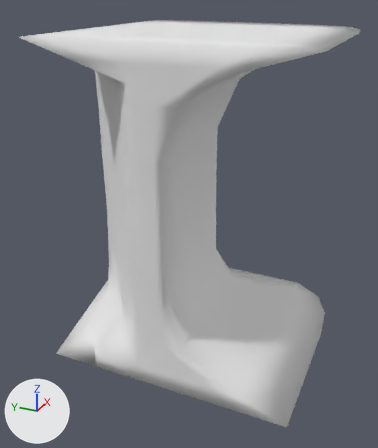
Renders of the OBJ model Art/Not Textured/CornerPillar/CT_CornerPillar.obj from each side of a commit.
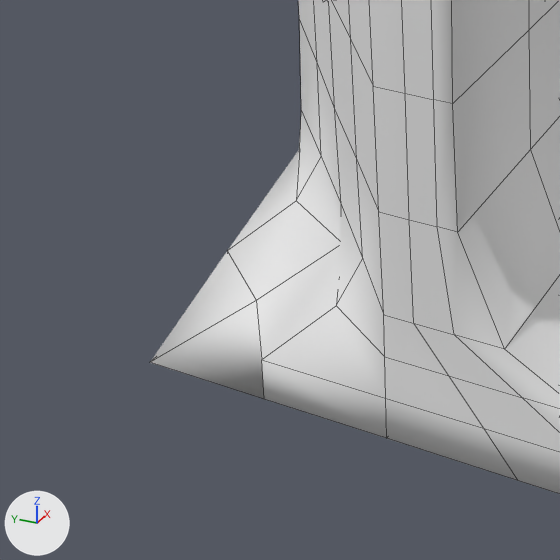
There are two pictures of each version: one whole from a 50 mm lens placed at (-90.9, -89.3, 67.5), pointed at (-4.6, -50.5, 24.4), one close up on the part from 1% to 53% of the width and 51% to 94% of the height. Every picture has the same lights, and +X, +Y and +Z are marked at lower left. The close-ups show mesh edges as thin lines. Where no turn or scale is listed for an object, it has been applied to the vertices.

Before the edit, the objects in view are built like this:
```python
me_box001 = bpy.data.meshes.new('Box001')
me_box001.from_pydata(...)  # 280 vertices, 278 faces; spans x -24.1..23.4, y -77.2..-30.0, z 0.0..60.2
me_box001.materials.append(mat_wire_085028177)  # white #e7e7e7
ob_box001 = bpy.data.objects.new('Box001', me_box001)
ob_box001.location = (0.0, 0.0, 0.0)
```
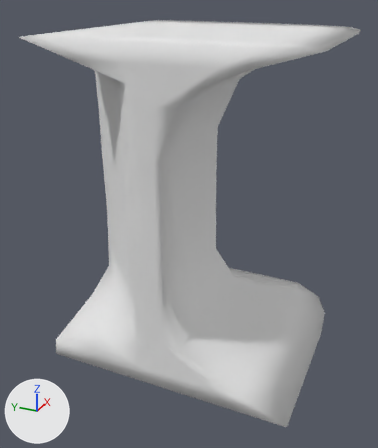
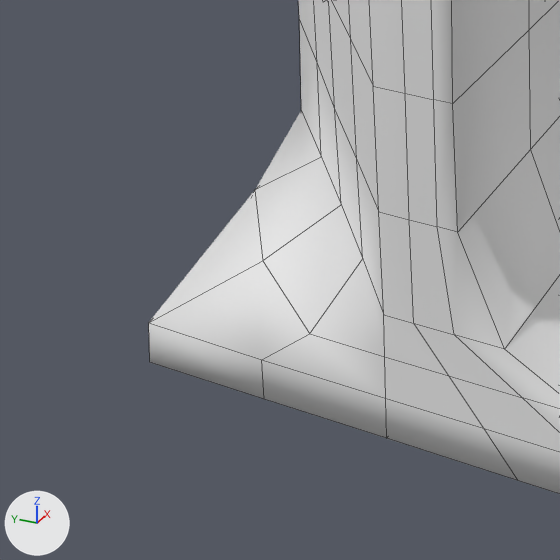
Pixel boxes [x1, y1, x2, y2] of what changed, in the close-ups (560 x 560 px; the box of a moved part takes in the faces that stretch with it):
'Box001', reshaped: before [150, 0, 560, 494]; after [149, 0, 560, 494]
part 1 of me_box001, moved or reshaped: before [150, 110, 386, 399]; after [149, 110, 386, 399]

The change, as a list of edits to the scene's bpy script:
```text
Change me_box001:
    where me_box001.from_pydata(...)  # 280 vertices, 278 faces; spans x -24.1..23.4, y -77.2..-30.0, z 0.0..60.2
    used by ob_box001; location = (0.0, 0.0, 0.0)
    me_box001 part 1
    me_box001.vertices[197].co: (-10.4, -33.8, 6.4) -> (-10.4, -30.2, 6.4)  # pixel (296, 200) -> pixel (254, 189)
    me_box001.vertices[198].co: (-18.5, -35.4, 3.2) -> (-23.7, -30.0, 3.2)  # pixel (256, 300) -> pixel (148, 322)
    me_box001.vertices[199].co: (-13.9, -39.9, 6.4) -> (-18.0, -35.9, 6.4)  # not seen -> pixel (262, 260)
    me_box001.vertices[241].co: (-20.4, -43.3, 6.4) -> (-23.7, -43.3, 6.4)  # pixel (336, 305) -> pixel (309, 333)
```
